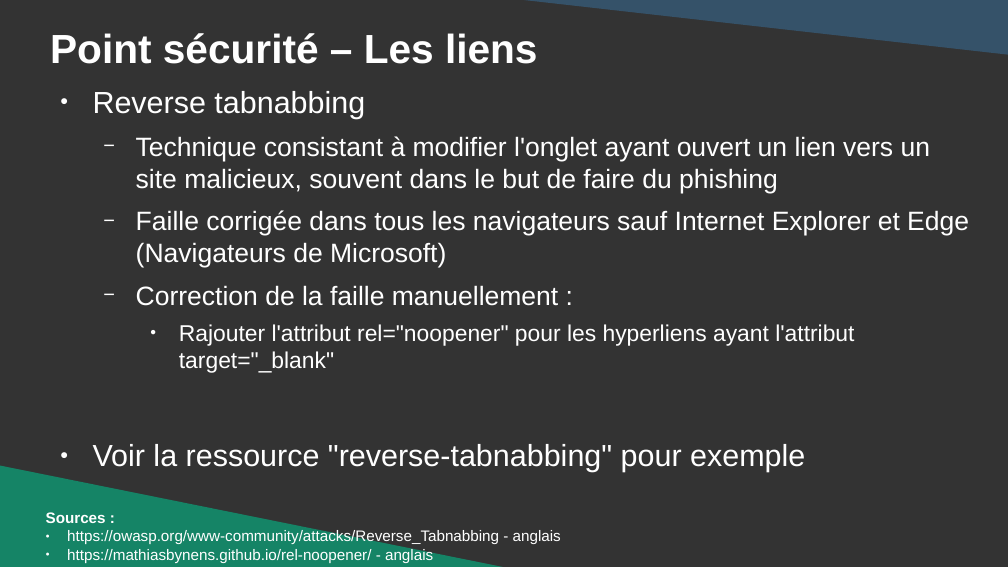
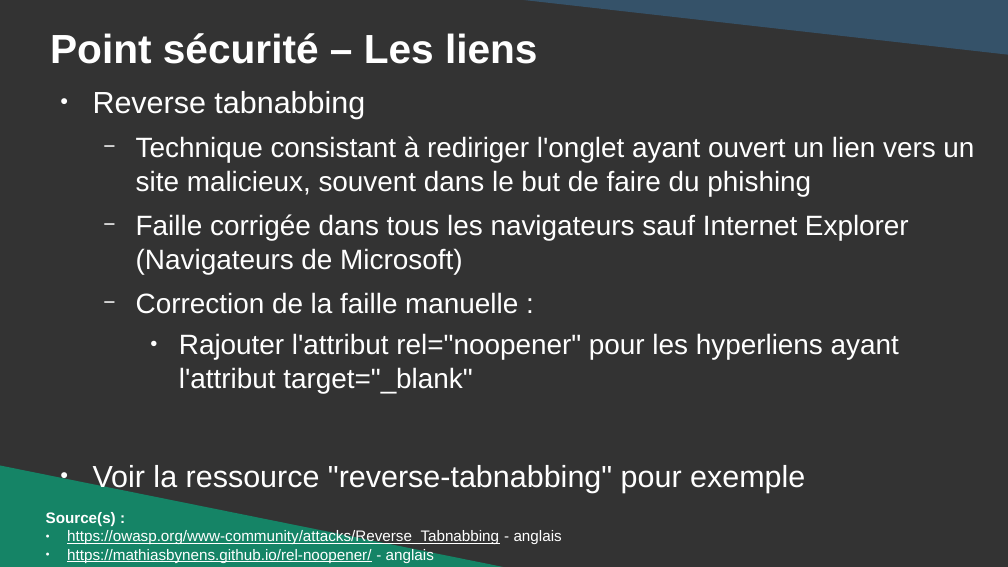
Before and after one commit to DanYellow/cours, a slide deck: slide 25 of integration-web-s1/travaux-pratiques/numero-6/presentation.odp (slide 23 before the commit). Drawn at 1008x567 pixels with LibreOffice and Linux fonts; fonts in the diff are those of the drawing. Boxes give left, top, right and bottom in pixels: in the first picture for what was removed or moved away, otherwise in the second. Text is boxed around its words. In the diff, an @@ line names an element or a change of style, - is before the commit and + after.

```diff
--- a/integration-web-s1/travaux-pratiques/numero-6/presentation.odp
+++ b/integration-web-s1/travaux-pratiques/numero-6/presentation.odp
@@ text at <box>136,136,974,314</box>: text changed; size 20.9 to 22 pt @@
-  − Technique consistant à modifier l'onglet ayant ouvert un lien vers un site malicieux, souvent dans le but de faire du phishing
-  − Faille corrigée dans tous les navigateurs sauf Internet Explorer et Edge (Navigateurs de Microsoft)
-  − Correction de la faille manuellement :
+  − Technique consistant à rediriger l'onglet ayant ouvert un lien vers un site malicieux, souvent dans le but de faire du phishing
+  − Faille corrigée dans tous les navigateurs sauf Internet Explorer (Navigateurs de Microsoft)
+  − Correction de la faille manuelle :
@@ text at <box>179,333,899,393</box>: size 18 to 22 pt in "Rajouter l'attribut rel="noopener" pour les hyperliens ayant ..." @@
@@ text at <box>46,512,116,526</box>: text changed @@
-Sources :
+Source(s) :
@@ text at <box>67,529,562,563</box>: underline on in "https://owasp.org/www-community/attacks/Reverse_Tabnabbing", "https://mathiasbynens.github.io/rel-noopener/" @@
```
Also in this commit, not shown: 17 other slides changed, 4 slides added, 3 other files.
